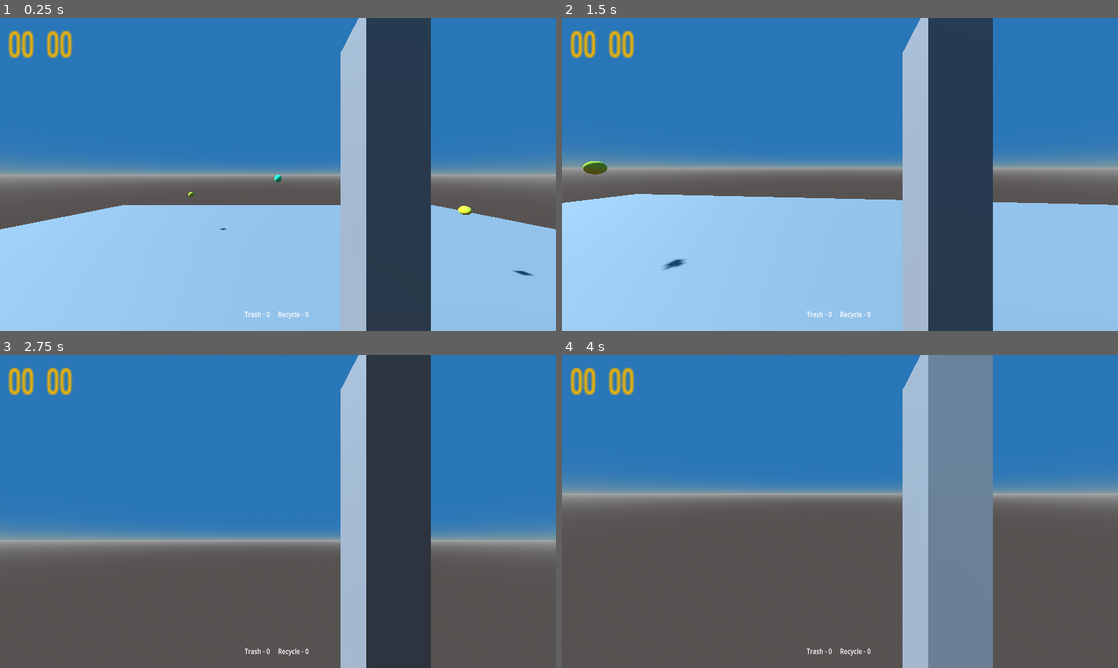
Above: before the commit, frames 1-4 (two rows, left to right).
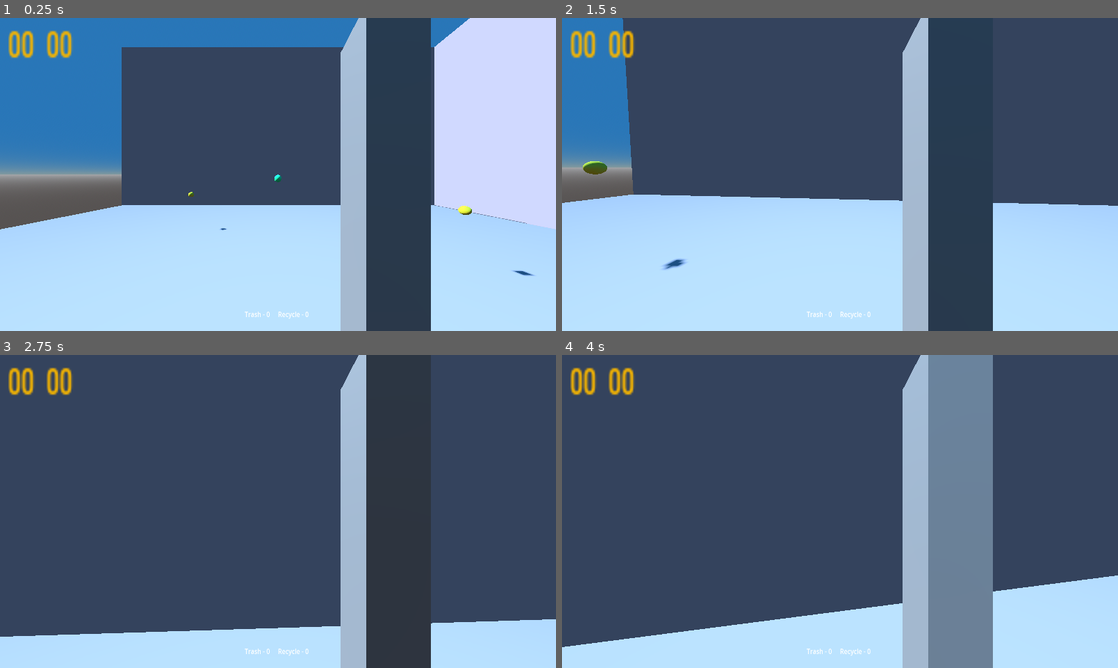
Above: after the commit, the same moments.

Repository: WoolyDrool/Jackal64
Game: Godot game, scene res://scenes/debug.tscn
The game is run twice, just before and just after one commit, with the same random seed, the same clock (stepped at 60 frames per second) and the same inputs.
Inputs (mouse positions are in pixels of both pictures, inside the frame that each line leads up to):
- Up to frame 1 (0.25 s): no input
- Up to frame 2 (1.5 s): move the mouse to (867, 174) at 0.52 s; hold W (movement_forward) from 0.53 s (still down); tap E (interact_general) at 0.6 s; click (867, 174) at 0.67 s; tap Space (movement_jump) at 0.77 s; move the mouse to (812, 174) at 1.27 s; click (812, 174) at 1.35 s
- Up to frame 3 (2.75 s): keep holding W (movement_forward); tap Space (movement_jump) at 1.52 s; move the mouse to (289, 505) at 2.02 s; right-click (289, 505) at 2.1 s
- Up to frame 4 (4 s): keep holding W (movement_forward); tap Enter at 2.75 s; move the mouse to (834, 517) at 2.77 s; tap Middle mouse button (tool_tertiary) at 2.85 s; click (834, 517) at 2.92 s; tap Space (movement_jump) at 3.02, 3.77 s; move the mouse to (878, 514) at 3.52 s; tap E (interact_general) at 3.6 s

The runs differ from the first frame. In frame 1, 61% of the frame differs, in the area x 0-100%, y 0-100%; in frame 2, 70%; in frame 3, 84%; in frame 4, 84%.

Commit message:
Added some walls to the debug scene for visual distinction

Diff:
--- a/scenes/debug.tscn
+++ b/scenes/debug.tscn
@@ -7,8 +7,15 @@
 [ext_resource type="PackedScene" uid="uid://duno81k1j5wuq" path="res://globals/trail_manager.tscn" id="5_17nia"]
 [ext_resource type="PackedScene" uid="uid://yhs843m8hbwk" path="res://globals/globals.tscn" id="6_8hm4n"]
 [ext_resource type="PackedScene" uid="uid://djvvh73ay3fb5" path="res://entities/objects/choppable_object.tscn" id="7_1xx2p"]
+[ext_resource type="PackedScene" uid="uid://jvmi8xmmmoka" path="res://entities/objects/locked_object.tscn" id="8_fkebh"]
 
 [sub_resource type="BoxShape3D" id="BoxShape3D_riu7h"]
+
+[sub_resource type="StandardMaterial3D" id="StandardMaterial3D_bhftu"]
+vertex_color_use_as_albedo = true
+albedo_color = Color(0.729412, 0.678431, 0.713726, 1)
+metallic_specular = 0.0
+roughness = 0.0
 
 [sub_resource type="PlaneMesh" id="PlaneMesh_qqe6s"]
 
@@ -41,6 +48,49 @@
 
 [node name="MeshInstance3D" type="MeshInstance3D" parent="Ground"]
 transform = Transform3D(7.834, 0, 0, 0, 0.979, 0, 0, 0, 8, 0, 0, 0)
+material_override = SubResource("StandardMaterial3D_bhftu")
+mesh = SubResource("PlaneMesh_qqe6s")
+skeleton = NodePath("../..")
+
+[node name="Wall" type="StaticBody3D" parent="."]
+transform = Transform3D(5.96046e-08, 0.998025, 0, -2.06592, 1.49012e-08, 0, 0, 0, 1.99605, -16, 0, 0)
+collision_layer = 2
+
+[node name="CollisionShape3D" type="CollisionShape3D" parent="Wall"]
+transform = Transform3D(16, 0, 0, 0, 0.1, 0, 0, 0, 16, 0, 0, 0)
+shape = SubResource("BoxShape3D_riu7h")
+
+[node name="MeshInstance3D" type="MeshInstance3D" parent="Wall"]
+transform = Transform3D(7.834, 0, 0, 0, 0.979, 0, 0, 0, 8, 0, 0, 0)
+material_override = SubResource("StandardMaterial3D_bhftu")
+mesh = SubResource("PlaneMesh_qqe6s")
+skeleton = NodePath("../..")
+
+[node name="Wall2" type="StaticBody3D" parent="."]
+transform = Transform3D(1.77636e-15, 1.04308e-07, -1.99605, -2.06592, 1.49012e-08, 4.58847e-16, 5.96046e-08, 0.998025, -2.98023e-08, 0, 0, -16)
+collision_layer = 2
+
+[node name="CollisionShape3D" type="CollisionShape3D" parent="Wall2"]
+transform = Transform3D(16, 0, 0, 0, 0.1, 0, 0, 0, 16, 0, 0, 0)
+shape = SubResource("BoxShape3D_riu7h")
+
+[node name="MeshInstance3D" type="MeshInstance3D" parent="Wall2"]
+transform = Transform3D(7.834, 0, 0, 0, 0.979, 0, 0, 0, 8, 0, 0, 0)
+material_override = SubResource("StandardMaterial3D_bhftu")
+mesh = SubResource("PlaneMesh_qqe6s")
+skeleton = NodePath("../..")
+
+[node name="Wall3" type="StaticBody3D" parent="."]
+transform = Transform3D(1.77636e-15, 1.04308e-07, -1.99605, -2.06592, 1.49012e-08, 4.58847e-16, 5.96046e-08, 0.998025, -2.98023e-08, 32, 0, -16)
+collision_layer = 2
+
+[node name="CollisionShape3D" type="CollisionShape3D" parent="Wall3"]
+transform = Transform3D(16, 0, 0, 0, 0.1, 0, 0, 0, 16, 0, 0, 0)
+shape = SubResource("BoxShape3D_riu7h")
+
+[node name="MeshInstance3D" type="MeshInstance3D" parent="Wall3"]
+transform = Transform3D(7.834, 0, 0, 0, 0.979, 0, 0, 0, 8, 0, 0, 0)
+material_override = SubResource("StandardMaterial3D_bhftu")
 mesh = SubResource("PlaneMesh_qqe6s")
 skeleton = NodePath("../..")
 
@@ -54,6 +104,7 @@
 
 [node name="MeshInstance3D" type="MeshInstance3D" parent="Ground2"]
 transform = Transform3D(7.834, 0, 0, 0, 0.979, 0, 0, 0, 8, 0, 0, 0)
+material_override = SubResource("StandardMaterial3D_bhftu")
 mesh = SubResource("PlaneMesh_qqe6s")
 skeleton = NodePath("../..")
 
Not shown: 1 places in scenes/debug.tscn that only renumber resources
